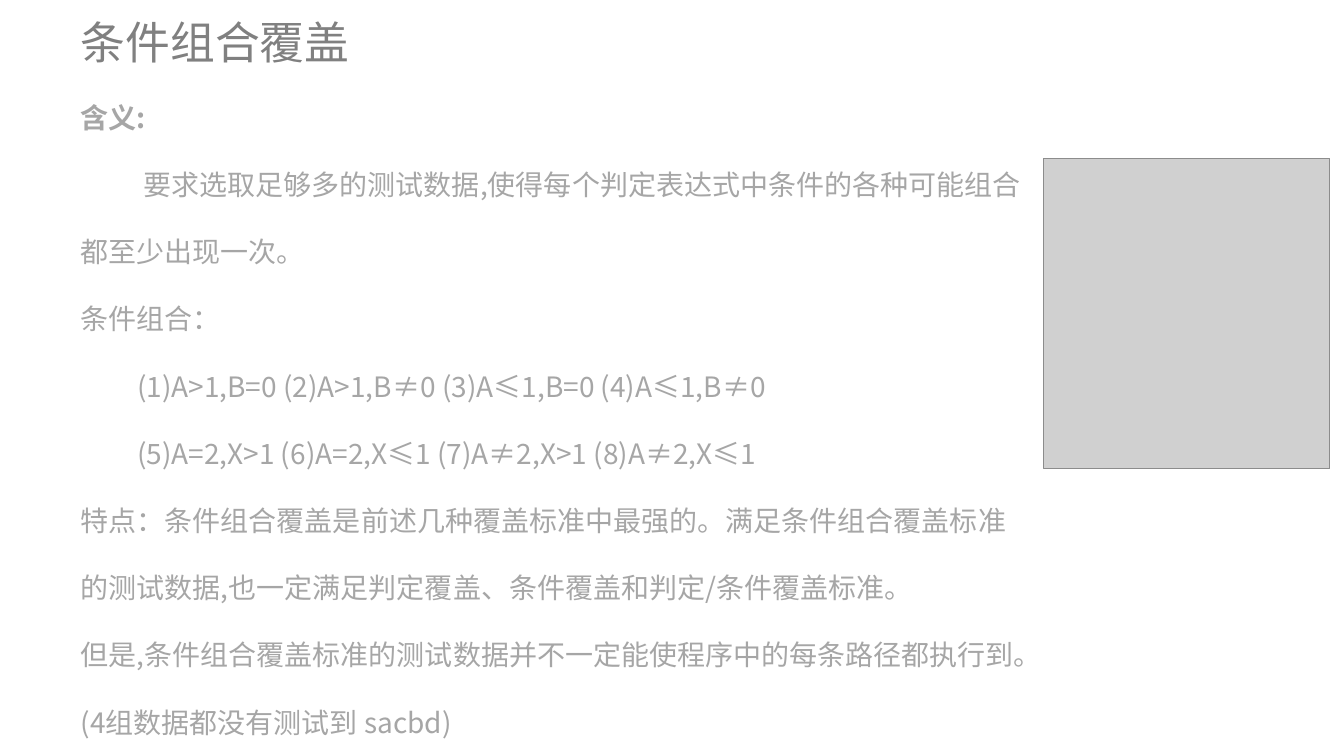
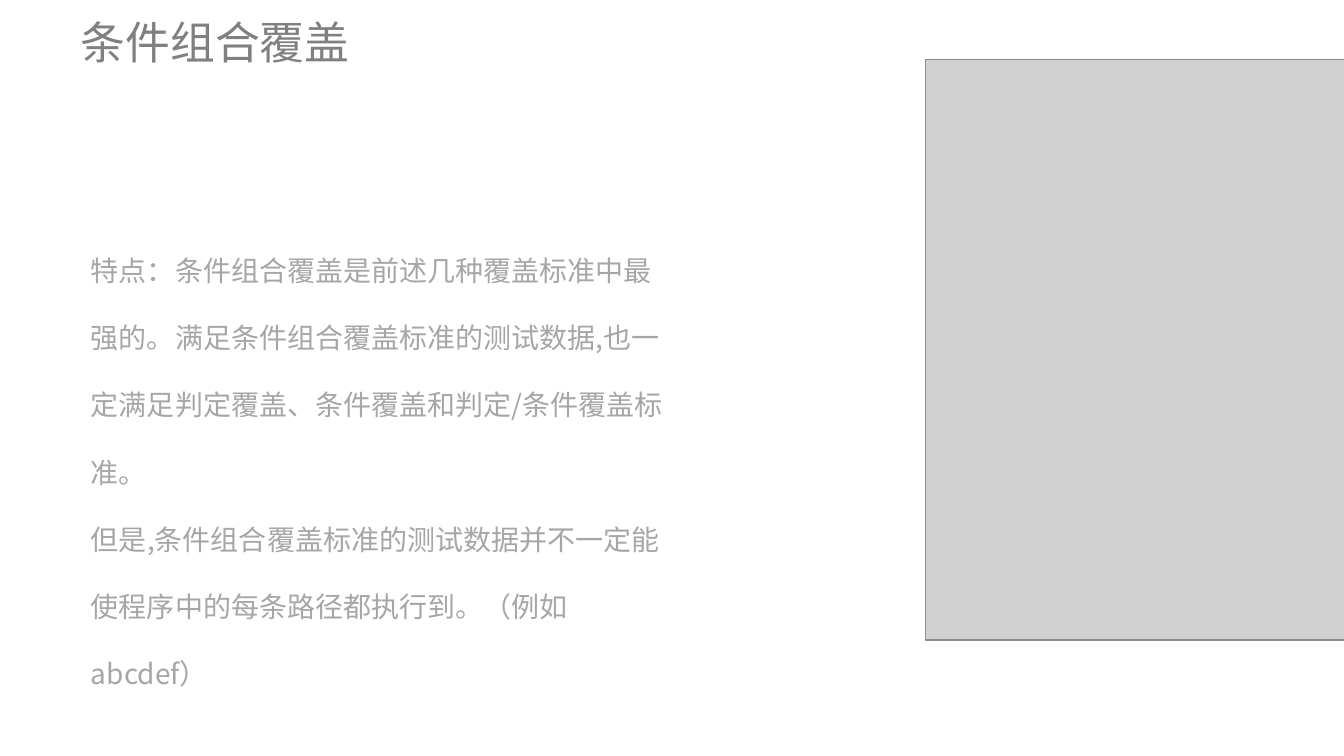
Before and after one commit to lenovo-wu/G11ZUCC, a slide deck: slide 30 of 翻转课堂G11.pptx. Drawn at 1344x756 pixels with LibreOffice and Linux fonts; fonts in the diff are those of the drawing; grey boxes stand for pictures. Boxes give left, top, right and bottom in pixels: in the first picture for what was removed or moved away, otherwise in the second. Text is boxed around its words. In the diff, an @@ line names an element or a change of style, - is before the commit and + after.

```diff
--- a/翻转课堂G11.pptx
+++ b/翻转课堂G11.pptx
@@ picture added at [926, 59, 1344, 640] @@
@@ text at [81, 104, 1020, 469]: paragraphs removed @@
-含义:
-要求选取足够多的测试数据,使得每个判定表达式中条件的各种可能组合都至少出现一次。
-条件组合：
-(1)A>1,B=0 (2)A>1,B≠0 (3)A≤1,B=0 (4)A≤1,B≠0
-(5)A=2,X>1 (6)A=2,X≤1 (7)A≠2,X>1 (8)A≠2,X≤1
@@ picture removed at [1045, 158, 1331, 469] @@
@@ text "特点：条件组合覆盖是前述几种覆盖标准中最强的。满足条件组合覆盖标准的测试数据,也一定满足判定覆盖、条件覆盖和判定/条件覆 ...": place and size @@
-text "特点：条件组合覆盖是前述几种覆盖标准中最强的。满足条件组合覆盖标准的测试数据,也一定满足判定覆盖、条件覆盖和判定/条件覆 ..." at [81, 104, 1042, 738]
+text "特点：条件组合覆盖是前述几种覆盖标准中最强的。满足条件组合覆盖标准的测试数据,也一定满足判定覆盖、条件覆盖和判定/条件覆 ..." at [91, 257, 663, 686]
@@ text at [91, 526, 660, 686]: text changed @@
-但是,条件组合覆盖标准的测试数据并不一定能使程序中的每条路径都执行到。(4组数据都没有测试到 sacbd)
+但是,条件组合覆盖标准的测试数据并不一定能使程序中的每条路径都执行到。（例如abcdef）
```
Also in this commit, not shown: 3 other slides changed, 3 slides added, 1 slide removed.
